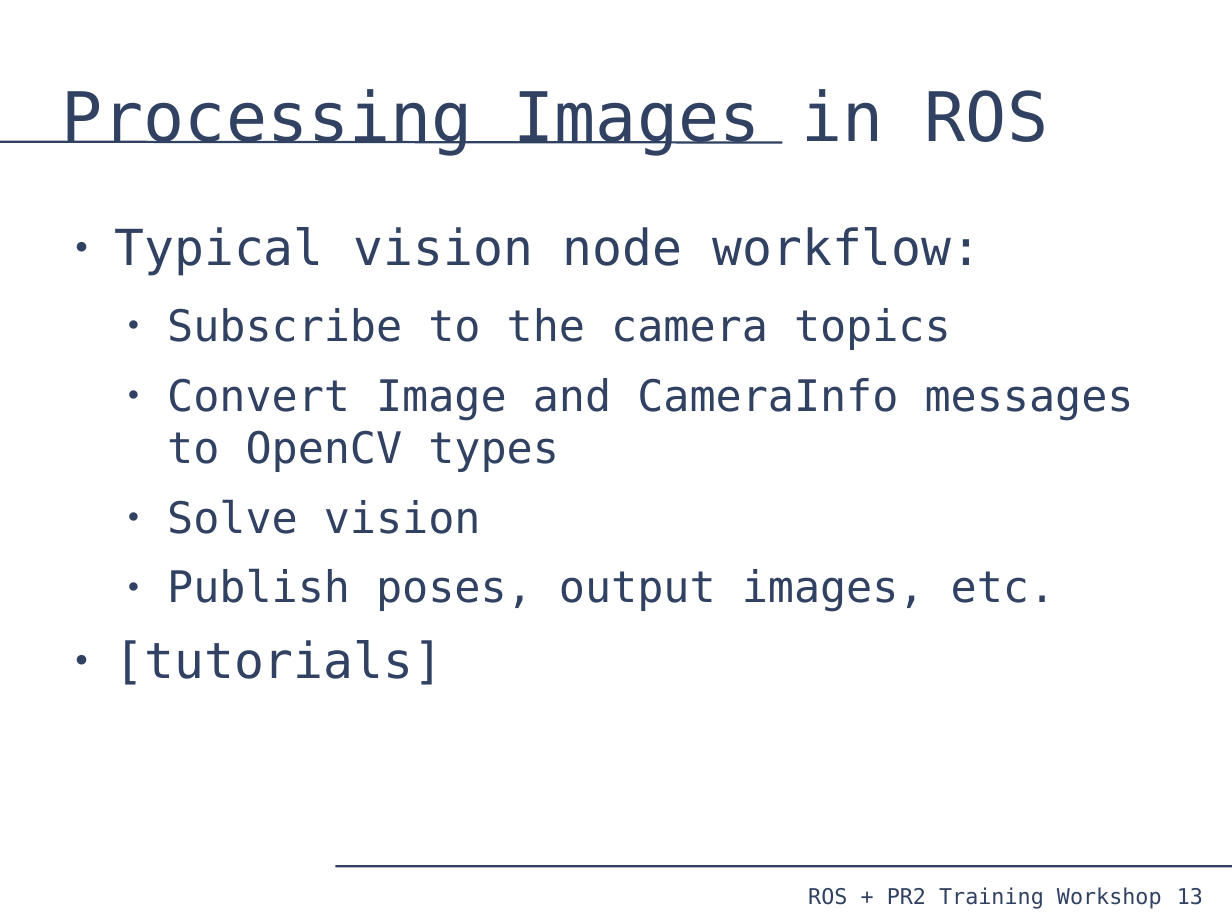
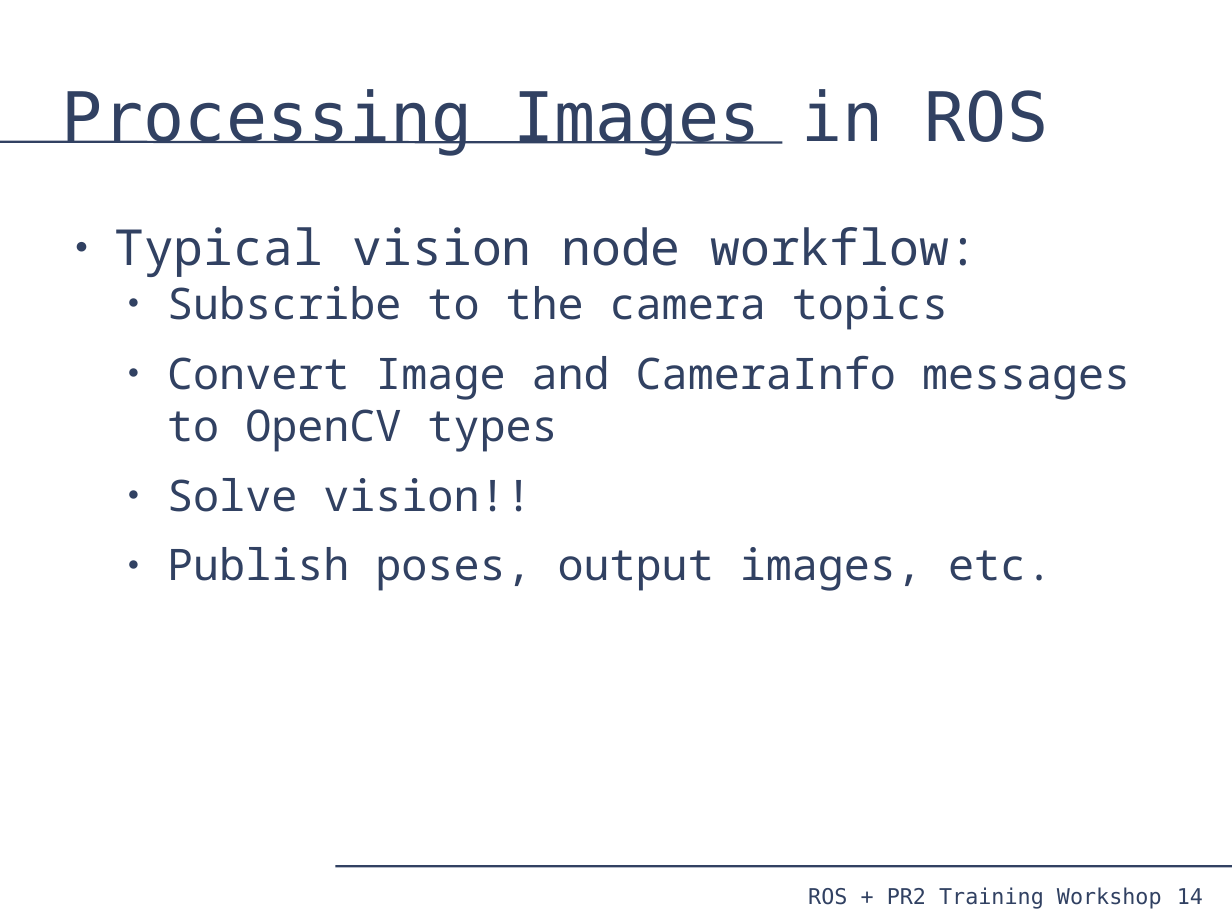
Before and after one commit to PR2/pr2_docs, a slide deck: slide 14 of pr2_training_workshop/processing_camera_data/slides.odp (slide 13 before the commit). Drawn at 1232x924 pixels with LibreOffice and Linux fonts; fonts in the diff are those of the drawing. Boxes give left, top, right and bottom in pixels: in the first picture for what was removed or moved away, otherwise in the second. Text is boxed around its words. In the diff, an @@ line names an element or a change of style, - is before the commit and + after.

Commit message:
processing_camera_data: More slides updates.

```diff
--- a/pr2_training_workshop/processing_camera_data/slides.odp
+++ b/pr2_training_workshop/processing_camera_data/slides.odp
@@ text at bbox=[114, 227, 1130, 591]: font DejaVu Sans Mono to Noto Sans Mono; less space between paragraphs @@
@@ text at bbox=[167, 478, 531, 512]: text changed; font DejaVu Sans Mono to Noto Sans Mono @@
-  ● Solve vision
+  ● Solve vision!!
@@ text at bbox=[114, 640, 443, 685]: paragraph removed @@
-● [tutorials]
@@ page number at bbox=[1177, 888, 1203, 904]: text changed @@
-13
+14
```
Also in this commit, not shown: 12 other slides changed, 4 slides added, 1 slide removed.
